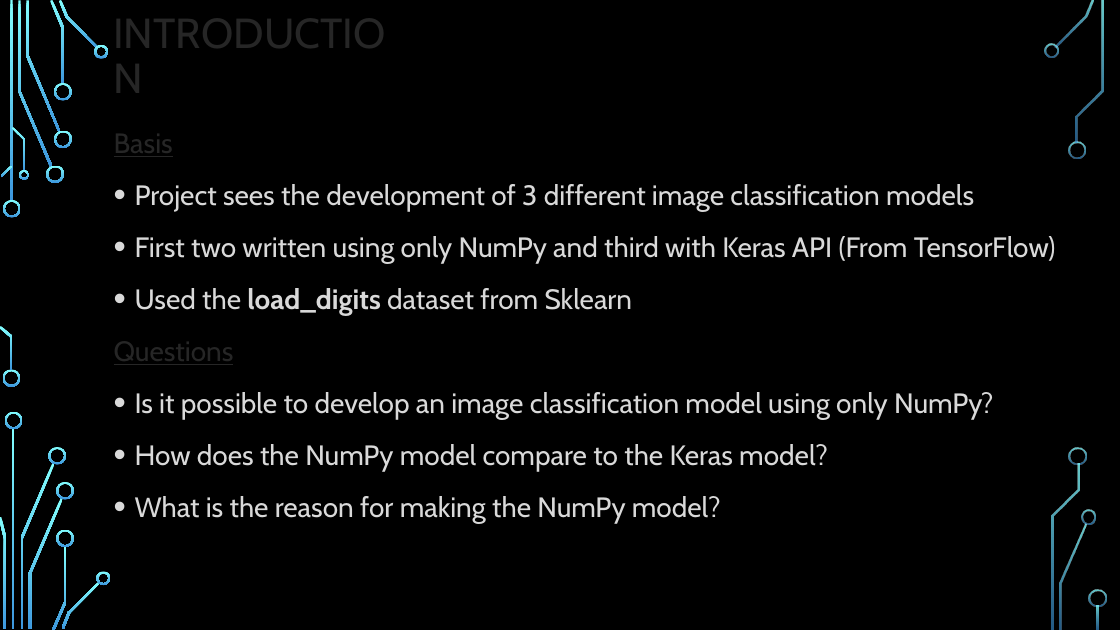
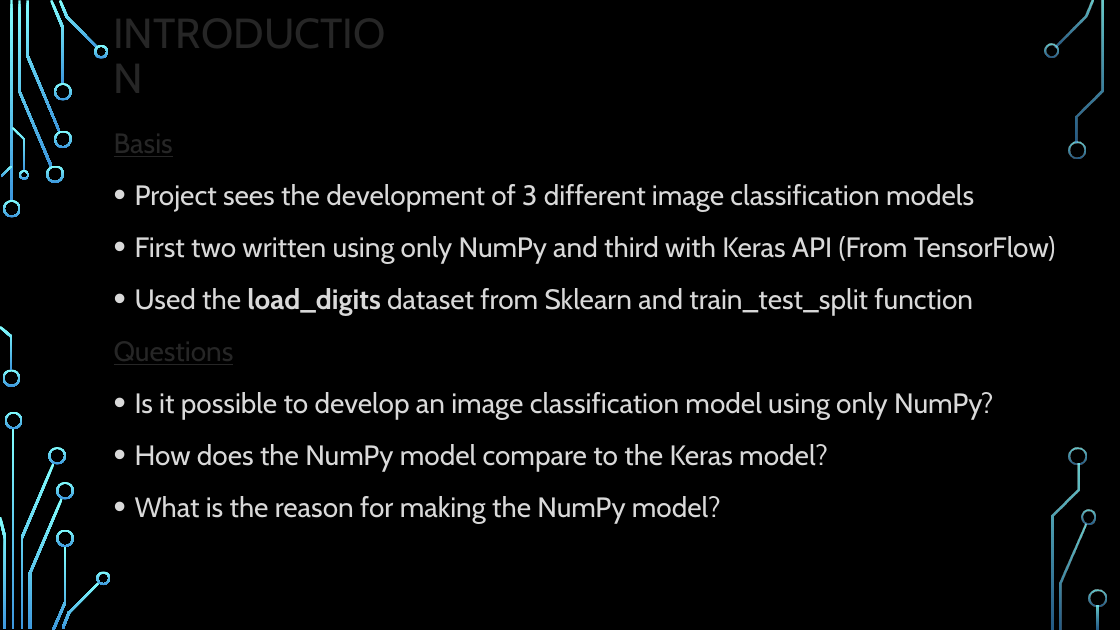
Before and after one commit to vdebnath/202_Honors_Option, a slide deck: slide 2 of Presentation.pptx. Drawn at 1120x630 pixels with LibreOffice and Linux fonts; fonts in the diff are those of the drawing; background and template pictures are left out. Boxes give left, top, right and bottom in pixels: in the first picture for what was removed or moved away, otherwise in the second. Text is boxed around its words. In the diff, an @@ line names an element or a change of style, - is before the commit and + after.

```diff
--- a/Presentation.pptx
+++ b/Presentation.pptx
@@ text at (135,288,973,316): text changed @@
-• Used the load_digits dataset from Sklearn
+• Used the load_digits dataset from Sklearn and train_test_split function
```
Also in this commit, not shown: 10 slides added, 1 slide removed.
